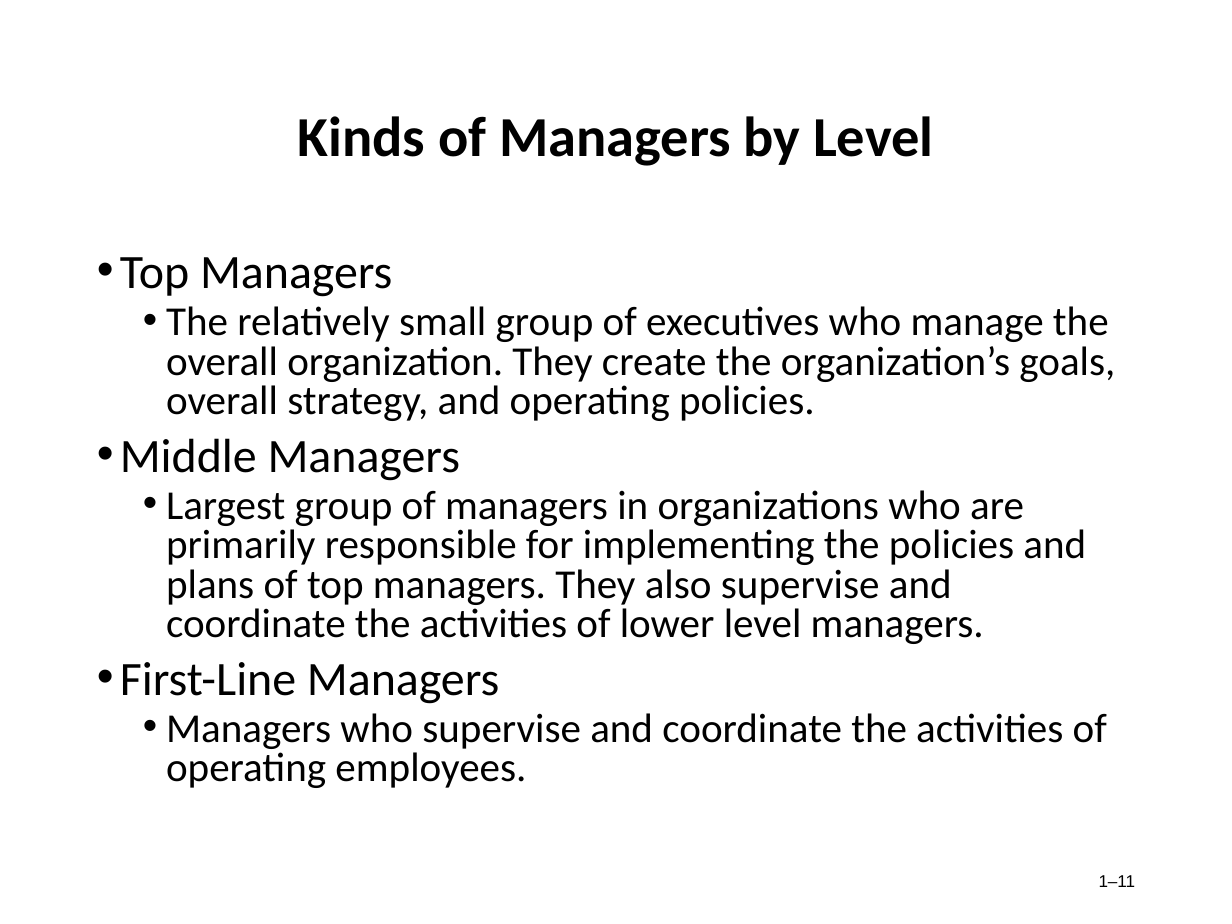
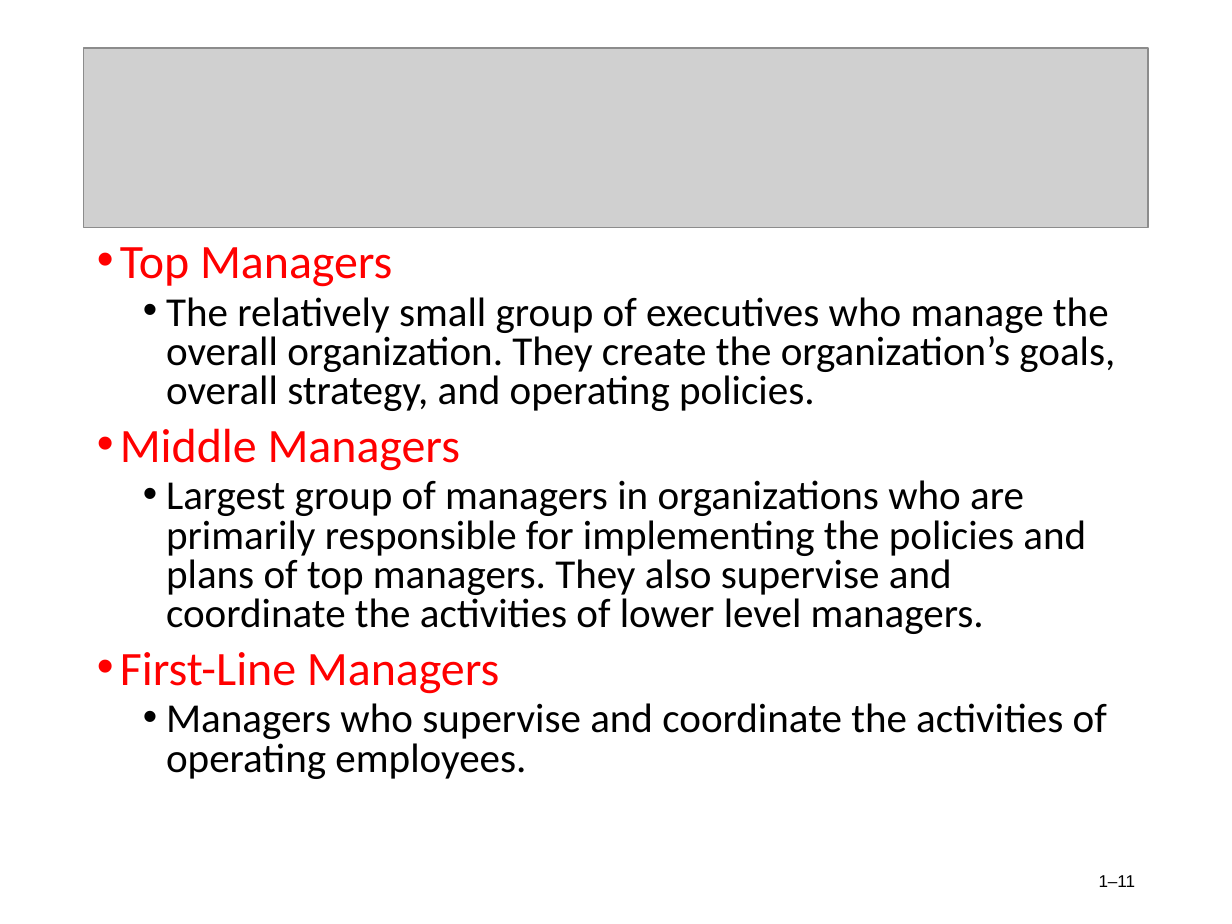
Before and after one commit to AbdullahRFA/3_2_ALL_Resources, a slide deck: slide 11 of Management & Accounting /Management/Chapter-1 (MGT).ppt. Drawn at 1232x924 pixels with LibreOffice and Linux fonts; fonts in the diff are those of the drawing; grey boxes stand for pictures. Boxes give left, top, right and bottom in pixels: in the first picture for what was removed or moved away, otherwise in the second. Text is boxed around its words. In the diff, an @@ line names an element or a change of style, - is before the commit and + after.

Commit message:
added management and accoutn tutorial

```diff
--- a/Management & Accounting /Management/Chapter-1 (MGT).ppt
+++ b/Management & Accounting /Management/Chapter-1 (MGT).ppt
@@ picture added at (x1=84, y1=48, x2=1148, y2=228) @@
@@ title removed at (x1=298, y1=116, x2=933, y2=166) @@
-Kinds of Managers by Level
@@ text "Top Managers" moved from (x1=120, y1=257, x2=1115, y2=788) to (x1=120, y1=247, x2=1115, y2=779) @@
@@ text at (x1=120, y1=247, x2=499, y2=694): text colour #000000 to #FF0000 in "Top Managers", "Middle Managers", "First-Line Managers"; bullet colour #000000 to #FF0000 @@
```
Also in this commit, not shown: 14 other slides changed, 2 slides added, 2 slides removed, 5 other files.
